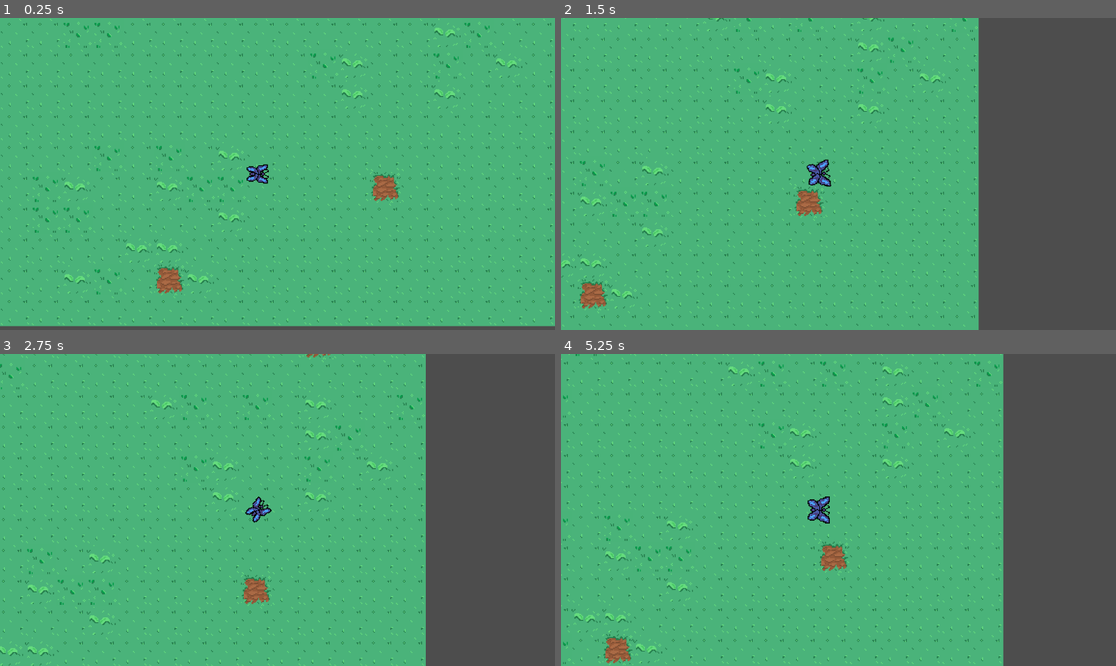
Above: before the commit, frames 1-4 (two rows, left to right).
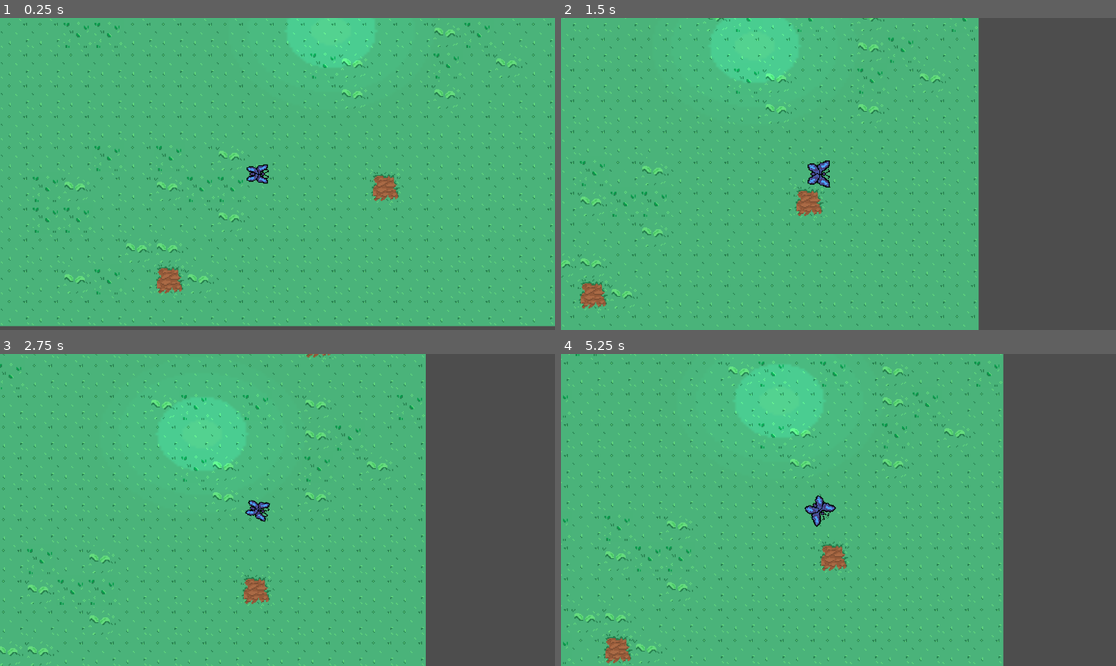
Above: after the commit, the same moments.

Repository: Zaiyai/ButterflyGame
Game: Godot game, scene res://level/world.tscn
Two runs of this game, one before a commit and one after it. Both use one fixed random seed, a clock stepped at 60 frames per second and the inputs below. The engine's default icon, where the game draws it, is replaced by a stand-in: a white triangle on a blue panel in a dark square.
Inputs (mouse positions are in pixels of both pictures, inside the frame that each line leads up to):
- Up to frame 1 (0.25 s): no input
- Up to frame 2 (1.5 s): tap Enter at 0.5 s; move the mouse to (960, 158) at 0.52 s; click (960, 158) at 0.6 s; move the mouse to (727, 189) at 1.27 s; tap E (interact) at 1.35 s
- Up to frame 3 (2.75 s): click (166, 525) at 1.55 s; move the mouse to (333, 441) at 2.02 s; click (333, 441) at 2.1 s
- Up to frame 4 (5.25 s): move the mouse to (810, 572) at 2.77 s; click (810, 572) at 2.85 s; tap Space at 3.5 s; move the mouse to (1005, 556) at 3.52 s; hold E (interact) 3.53-4.28 s; click (1005, 556) at 3.8 s; move the mouse to (672, 463) at 4.27 s; click (672, 463) at 4.35 s; move the mouse to (866, 510) at 5.02 s; click (866, 510) at 5.1 s

The runs differ from the first frame. In frame 1, 2.0% of the frame differs, in the area x 51-68%, y 0-16%; in frame 2, 2.8%; in frame 3, 2.9%; in frame 4, 3.0%, in the area x 31-50%, y 3-56%.

Commit message:
Added pointlight + occlusion, Adjusted player movement(wip)

Diff:
--- a/level/world.tscn
+++ b/level/world.tscn
@@ -1,6 +1,7 @@
 [gd_scene format=4 uid="uid://dv10s5t1h7xq4"]
 
 [ext_resource type="PackedScene" uid="uid://3ketpr3fmsg" path="res://player/player.tscn" id="1_07nfa"]
+[ext_resource type="Texture2D" uid="uid://djlnmr2xattax" path="res://assets/pixil-frame-0.png" id="1_nadbi"]
 [ext_resource type="Texture2D" uid="uid://boto8qbhv6cuf" path="res://assets/tilesets/Grass_Tiles.webp" id="3_tjjer"]
 [ext_resource type="PackedScene" uid="uid://brdtw6r251fmj" path="res://interactions/interaction area/interaction_area.tscn" id="4_nadbi"]
 
@@ -39,8 +40,17 @@
 [node name="World" type="Node2D" unique_id=1756987506]
 position = Vector2(3, -3)
 
+[node name="pointLight2d" type="PointLight2D" parent="." unique_id=1699785199]
+position = Vector2(571.6563, 103.76171)
+scale = Vector2(2.76294, 2.308865)
+energy = 0.2
+range_z_min = -1483
+range_z_max = 587
+shadow_enabled = true
+texture = ExtResource("1_nadbi")
+
 [node name="player" parent="." unique_id=1361834257 instance=ExtResource("1_07nfa")]
-position = Vector2(492, 258)
+position = Vector2(492.00003, 258)
 
 [node name="InteractionArea" parent="." unique_id=2126542638 instance=ExtResource("4_nadbi")]
 
--- a/player/character_body_2d.gd
+++ b/player/character_body_2d.gd
@@ -3,6 +3,7 @@
 var speed = 200
 var click_position = Vector2()
 var target_position = Vector2()
+var rotation_speed = 10
 
 @onready var animation_tree = $AnimationTree
 @onready var state_machine = animation_tree.get("parameters/playback")
@@ -11,12 +12,15 @@
 	click_position = global_position
 
 
-func _physics_process(_delta):
+func _physics_process(delta):
 
 	if Input.is_action_just_pressed("left click"):
 		click_position = get_global_mouse_position()
-		look_at(get_global_mouse_position() )
-
+		var target_dir = (click_position - global_position).angle()
+		if rotation != target_dir:
+			rotation = lerp_angle(global_rotation, target_dir, rotation_speed * delta)
+		else:
+			look_at(click_position)
 	if position.distance_to(click_position) > 10:
 		target_position = (click_position - global_position).normalized()
 		velocity = target_position * speed
--- a/player/player.tscn
+++ b/player/player.tscn
@@ -6,15 +6,30 @@
 [sub_resource type="RectangleShape2D" id="RectangleShape2D_yw30f"]
 size = Vector2(37.5, 39.0625)
 
+[sub_resource type="OccluderPolygon2D" id="OccluderPolygon2D_rkbax"]
+polygon = PackedVector2Array(-9, 0, -7, 2, -9, 6, -5, 8, -2, 6, 3, 8, 7, 6, 2, 1, 7, 0, 2, -1, 6, -6, 3, -8, -2, -6, -5, -7, -9, -6, -7, -2)
+
 [sub_resource type="Animation" id="Animation_g1dw6"]
 length = 0.001
 tracks/0/type = "value"
 tracks/0/imported = false
 tracks/0/enabled = true
-tracks/0/path = NodePath("Sprite2D:frame")
+tracks/0/path = NodePath("player:frame")
 tracks/0/interp = 1
 tracks/0/loop_wrap = true
 tracks/0/keys = {
+"times": PackedFloat32Array(0),
+"transitions": PackedFloat32Array(1),
+"update": 1,
+"values": [0]
+}
+tracks/1/type = "value"
+tracks/1/imported = false
+tracks/1/enabled = true
+tracks/1/path = NodePath("player/playerShadow:frame")
+tracks/1/interp = 1
+tracks/1/loop_wrap = true
+tracks/1/keys = {
 "times": PackedFloat32Array(0),
 "transitions": PackedFloat32Array(1),
 "update": 1,
@@ -28,10 +43,22 @@
 tracks/0/type = "value"
 tracks/0/imported = false
 tracks/0/enabled = true
-tracks/0/path = NodePath("Sprite2D:frame")
+tracks/0/path = NodePath("player:frame")
 tracks/0/interp = 1
 tracks/0/loop_wrap = true
 tracks/0/keys = {
+"times": PackedFloat32Array(0, 0.13333334, 0.26666668, 0.4, 0.53333336, 0.6666667),
+"transitions": PackedFloat32Array(1, 1, 1, 1, 1, 1),
+"update": 1,
+"values": [1, 2, 3, 4, 5, 5]
+}
+tracks/1/type = "value"
+tracks/1/imported = false
+tracks/1/enabled = true
+tracks/1/path = NodePath("player/playerShadow:frame")
+tracks/1/interp = 1
+tracks/1/loop_wrap = true
+tracks/1/keys = {
 "times": PackedFloat32Array(0, 0.13333334, 0.26666668, 0.4, 0.53333336, 0.6666667),
 "transitions": PackedFloat32Array(1, 1, 1, 1, 1, 1),
 "update": 1,
@@ -63,7 +90,18 @@
 scale = Vector2(0.64, 0.64)
 shape = SubResource("RectangleShape2D_yw30f")
 
-[node name="Sprite2D" type="Sprite2D" parent="." unique_id=1412860305]
+[node name="player" type="Sprite2D" parent="." unique_id=1412860305]
+texture = ExtResource("2_rkbax")
+hframes = 6
+
+[node name="LightOccluder2D" type="LightOccluder2D" parent="player" unique_id=300513924]
+occluder = SubResource("OccluderPolygon2D_rkbax")
+
+[node name="playerShadow" type="Sprite2D" parent="player" unique_id=723578163]
+visible = false
+modulate = Color(0.062487274, 0.062487274, 0.062487274, 0.54901963)
+show_behind_parent = true
+position = Vector2(0, 4.485)
 texture = ExtResource("2_rkbax")
 hframes = 6
 
Binary file added: assets/Screenshot 2026-02-17 152953.png
Not shown, added: assets/Screenshot 2026-02-17 152953.png.import
Binary file added: assets/pixil-frame-0.png
Not shown, added: assets/pixil-frame-0.png.import
